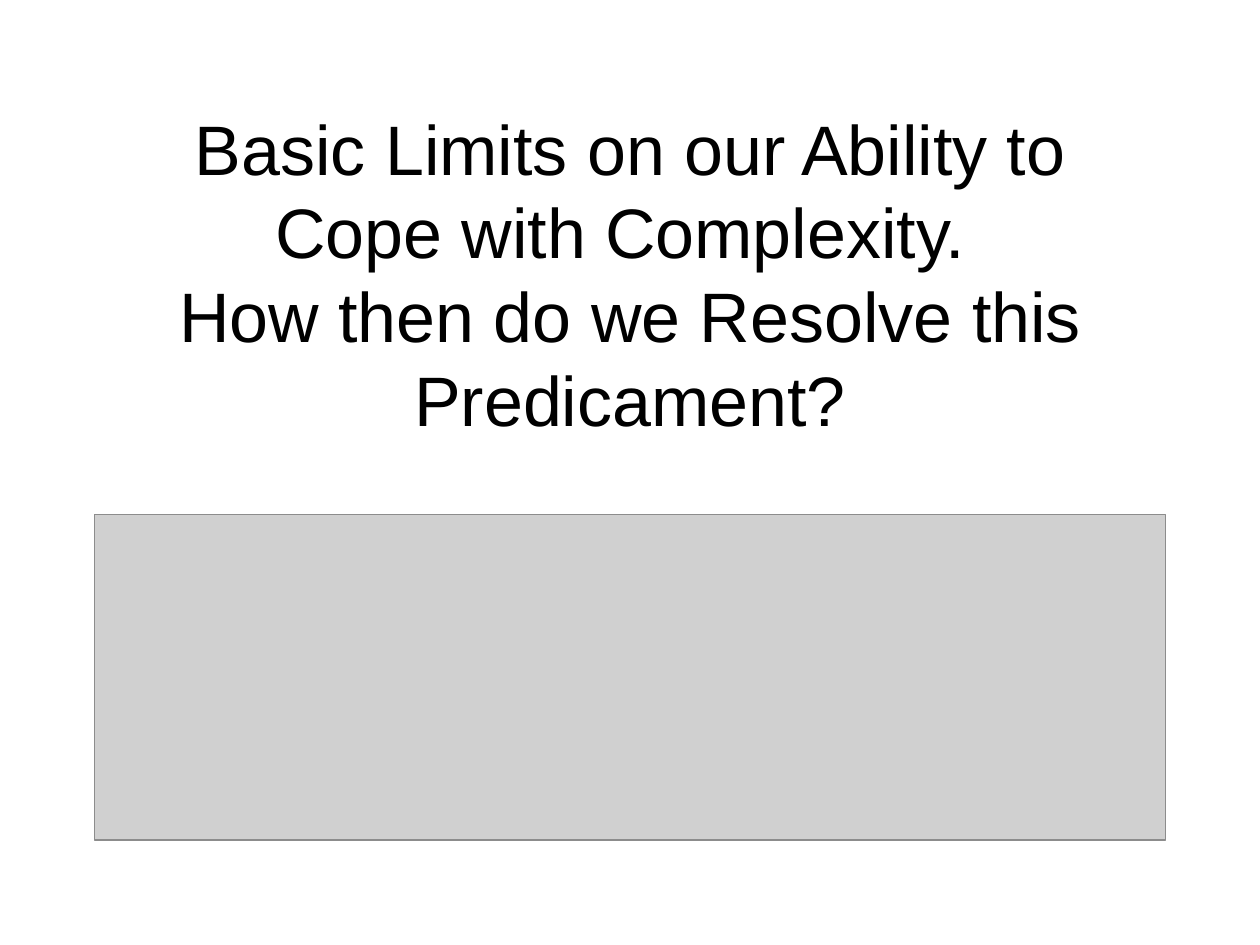
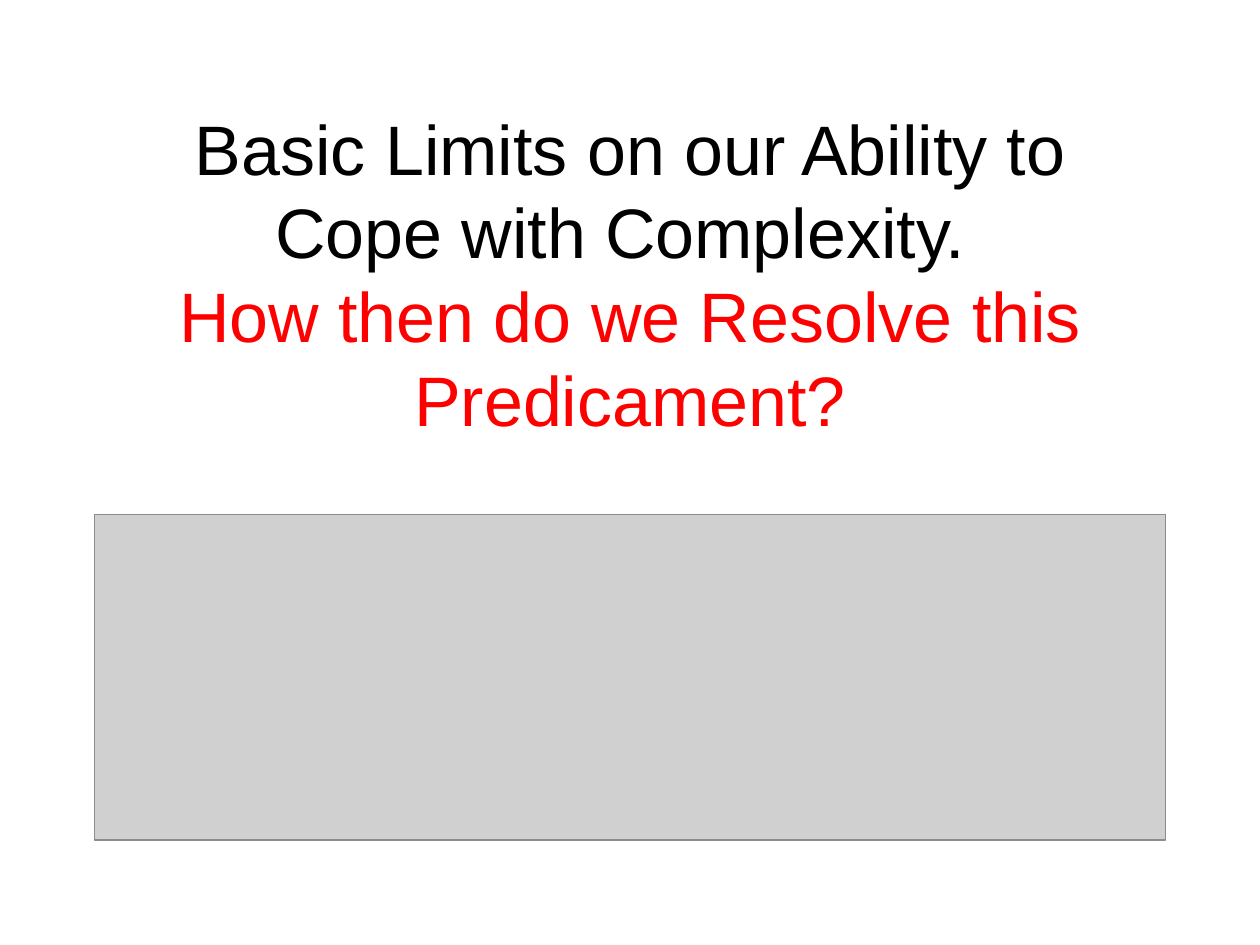
Before and after one commit to octaviordz/zjnu2017.github.io, a slide deck: slide 40 of OOAD/lectures/020--Complexity.ppt (slide 38 before the commit). Drawn at 1260x945 pixels with LibreOffice and Linux fonts; fonts in the diff are those of the drawing; grey boxes stand for pictures. Boxes give left, top, right and bottom in pixels: in the first picture for what was removed or moved away, otherwise in the second. Text is boxed around its words. In the diff, an @@ line names an element or a change of style, - is before the commit and + after.

```diff
--- a/OOAD/lectures/020--Complexity.ppt
+++ b/OOAD/lectures/020--Complexity.ppt
@@ title "Basic Limits on our Ability ..." at (x1=179, y1=124, x2=1081, y2=427): text colour #000000 to #FF0000 in "How then do we Resolve this Predicament?" @@
```
Also in this commit, not shown: 6 other slides changed, 4 slides added, 3 other files.
